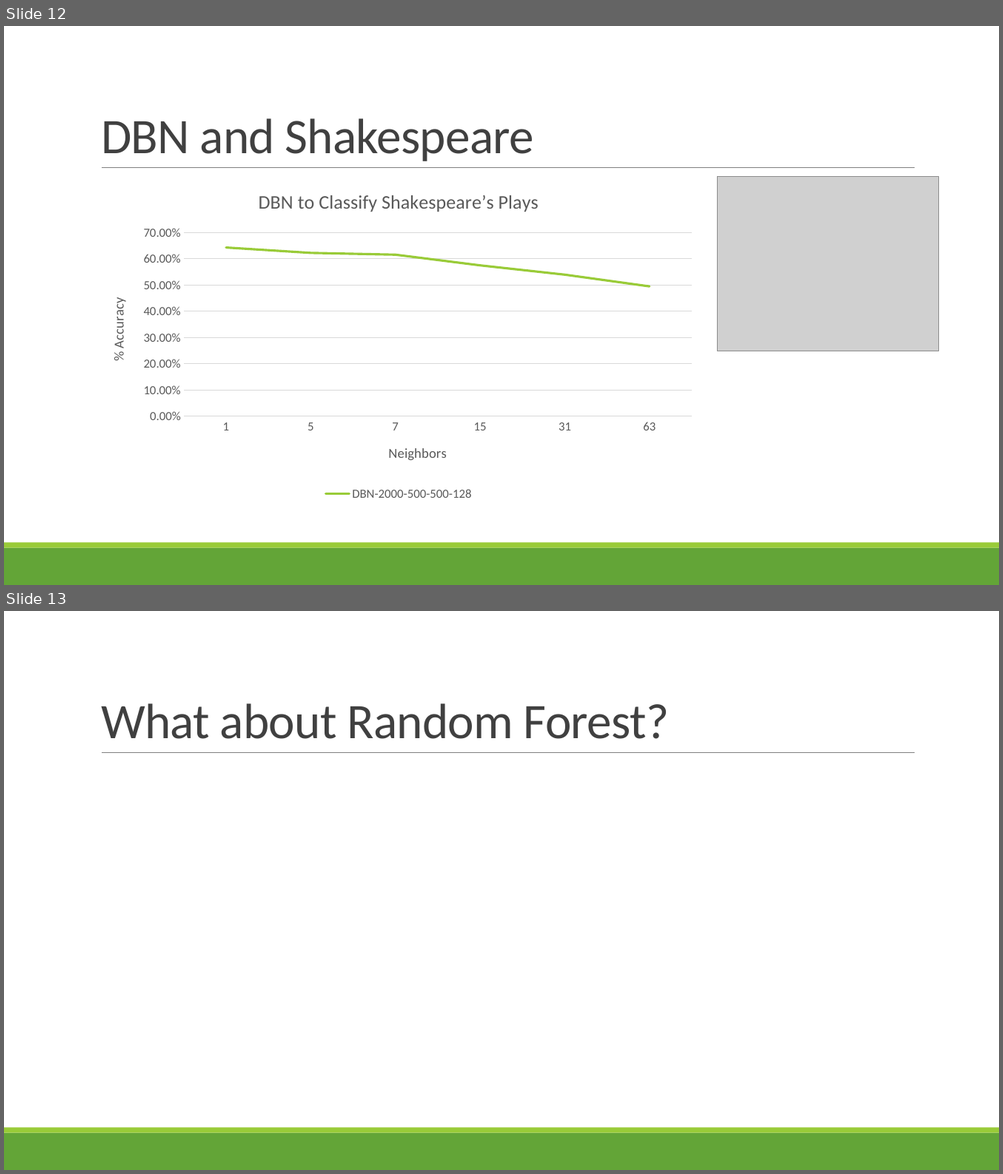
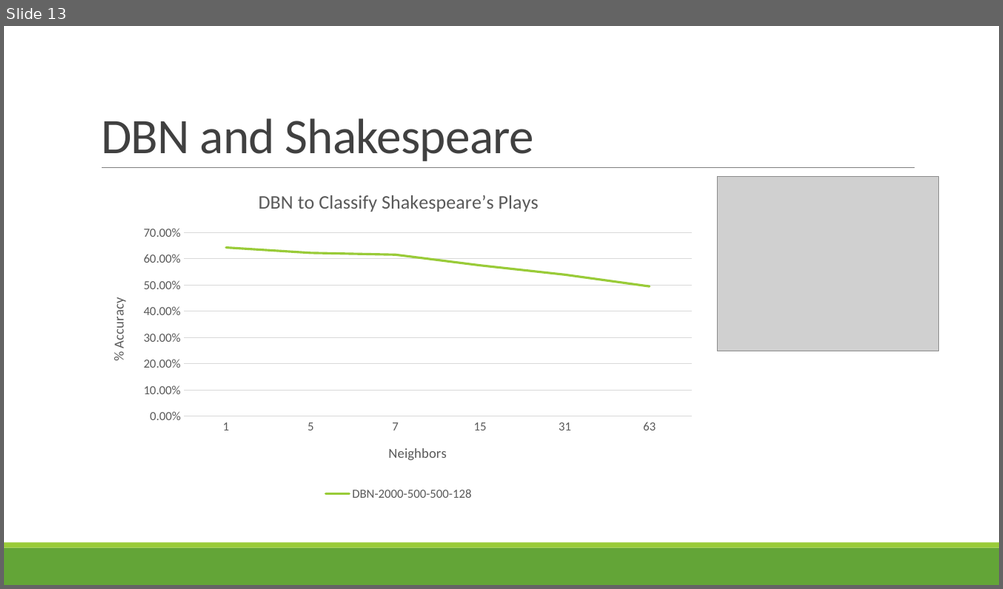
Before and after one commit to dingchaoz/machine_learning, a slide deck: HW4/DBN-v2.pptx. Shown one above the other, each under a label of ours: slides 12 and 13 before the commit, slide 13 after it. The pictures are 1003x1174 and 1003x589 pixels, drawn with LibreOffice and Linux fonts; fonts in the diff are those of the drawing; grey boxes stand for pictures. Boxes give left, top, right and bottom in pixels: in the first picture for what was removed or moved away, otherwise in the second. Text is boxed around its words. In the diff, an @@ line names an element or a change of style, - is before the commit and + after.

Commit message:
added slides about LDA and topic models

```diff
--- a/HW4/DBN-v2.pptx
+++ b/HW4/DBN-v2.pptx
@@ slide 13 removed at [4,611,999,1170], background #FFFFFF; not listed: 3 template elements that a slide beside it also shows @@
@@ title removed at [101,703,669,739] @@
-What about Random Forest?
@@ what was slide 12 is now slide 13 @@
```
Also in this commit, not shown: 2 slides changed, 3 slides added, 2 other slides removed.
